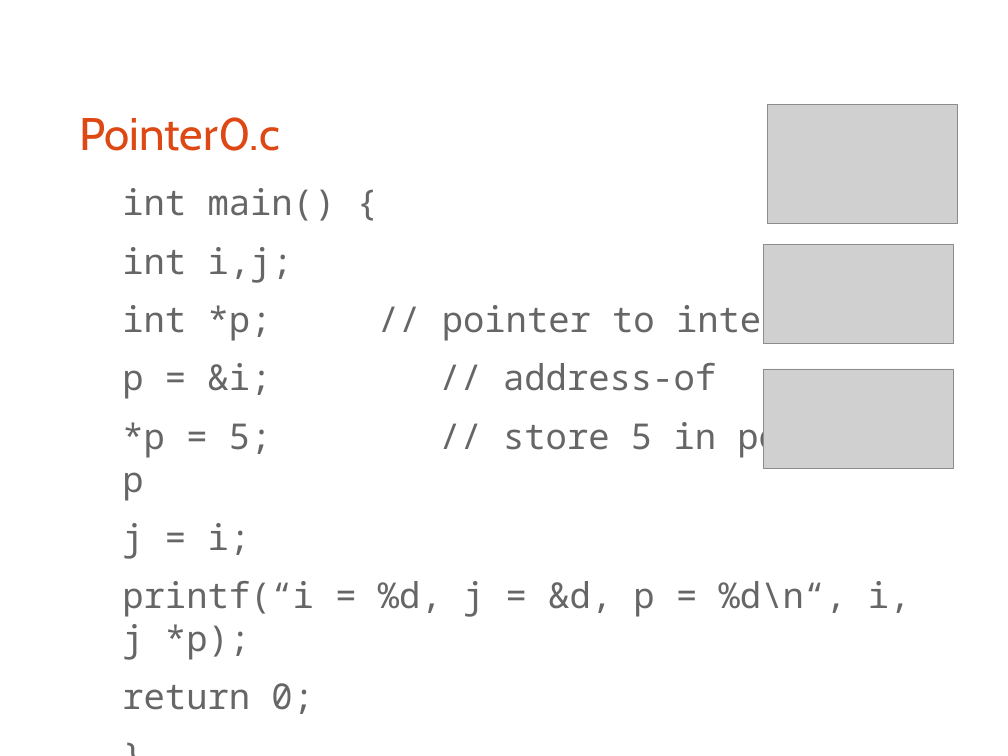
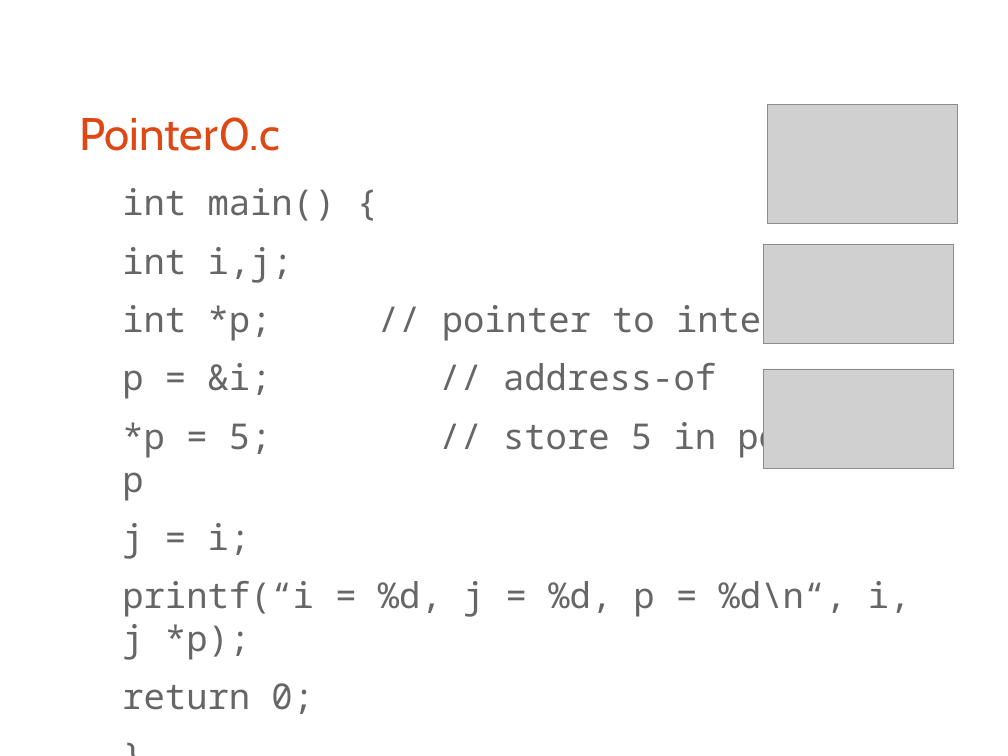
Before and after one commit to bagustris/prokom-tf, a slide deck: slide 14 of prokom4.odp. Drawn at 1008x756 pixels with LibreOffice and Linux fonts; fonts in the diff are those of the drawing; grey boxes stand for pictures. Boxes give left, top, right and bottom in pixels: in the first picture for what was removed or moved away, otherwise in the second. Text is boxed around its words. In the diff, an @@ line names an element or a change of style, - is before the commit and + after.

```diff
--- a/prokom4.odp
+++ b/prokom4.odp
@@ text at <box>122,581,911,660</box>: text changed @@
-printf(“i = %d, j = &d, p = %d\n“, i, j *p);
+printf(“i = %d, j = %d, p = %d\n“, i, j *p);
```
Also in this commit, not shown: 1 other slide changed.
